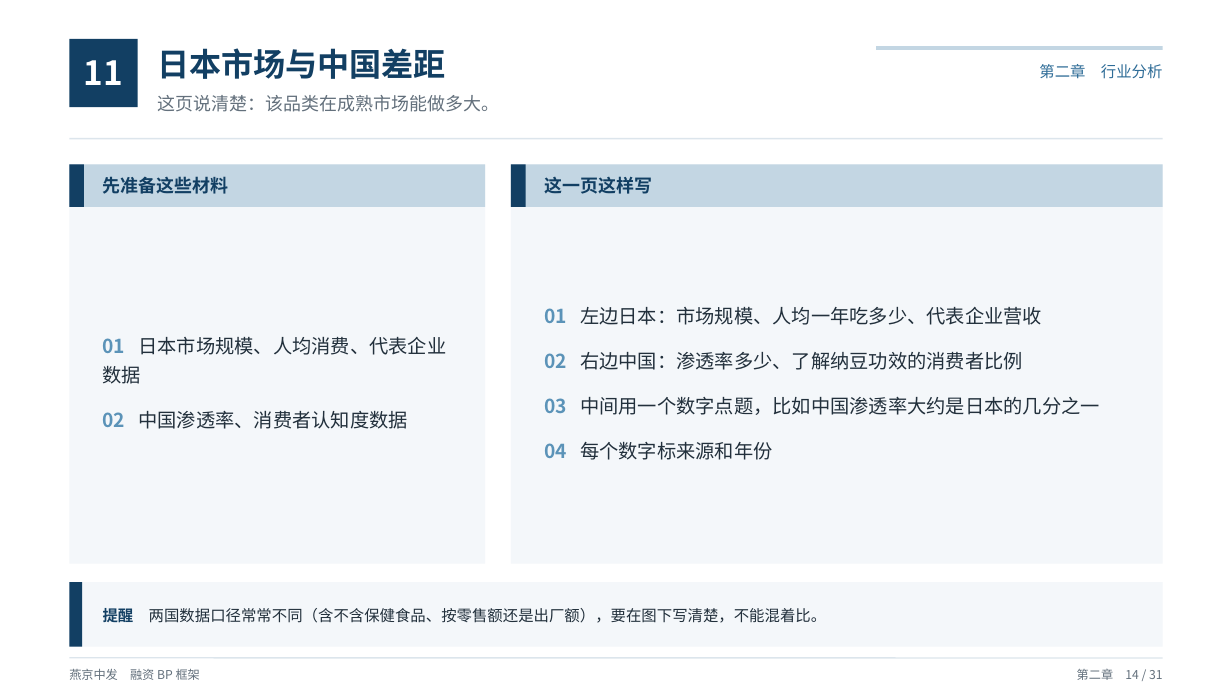
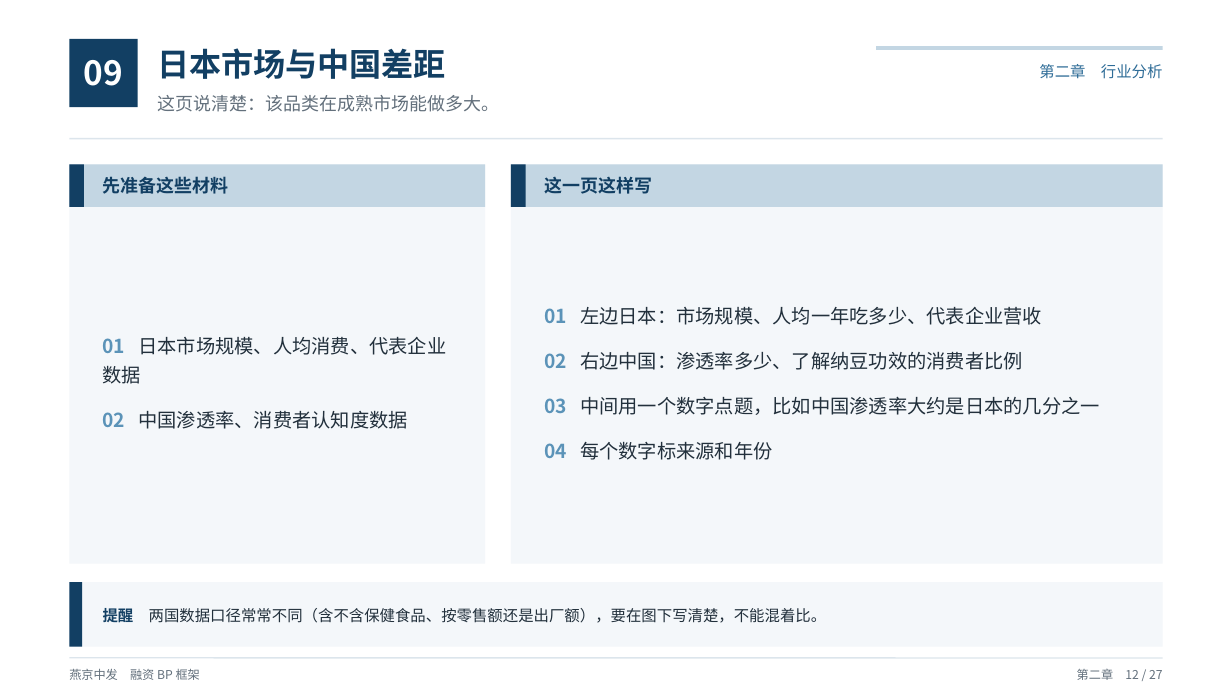
Before and after one commit to xid013-ux/JXD, a slide deck: slide 13 of output/BP框架/燕京中发融资BP框架（教学版）.pptx (slide 15 before the commit). Drawn at 1232x693 pixels with LibreOffice and Linux fonts; fonts in the diff are those of the drawing. Boxes give left, top, right and bottom in pixels: in the first picture for what was removed or moved away, otherwise in the second. Text is boxed around its words. In the diff, an @@ line names an element or a change of style, - is before the commit and + after.

```diff
--- a/output/BP框架/燕京中发融资BP框架（教学版）.pptx
+++ b/output/BP框架/燕京中发融资BP框架（教学版）.pptx
@@ text at (84,60,123,86): text changed @@
-11
+09
@@ text at (1077,669,1162,680): text changed @@
-第二章 14 / 31
+第二章 12 / 27
```
Also in this commit, not shown: 27 other slides changed, 4 slides removed, 5 other files.
